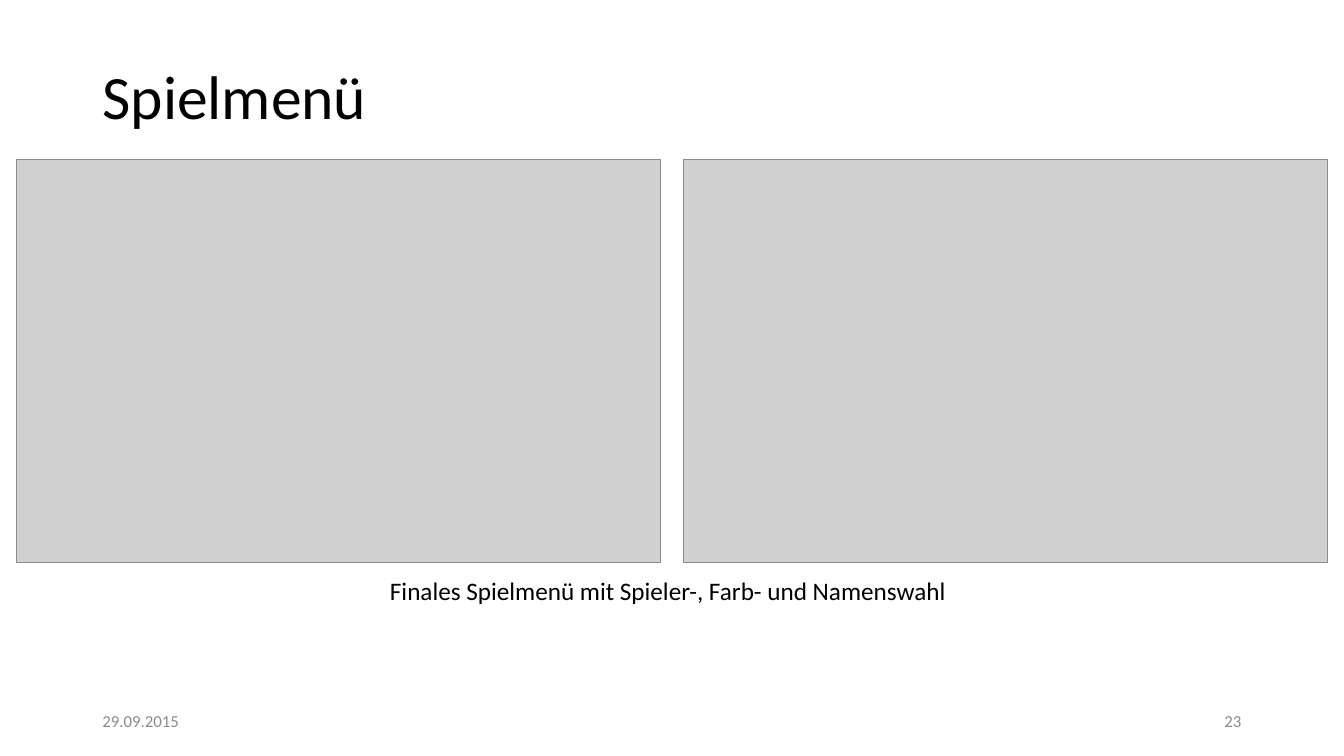
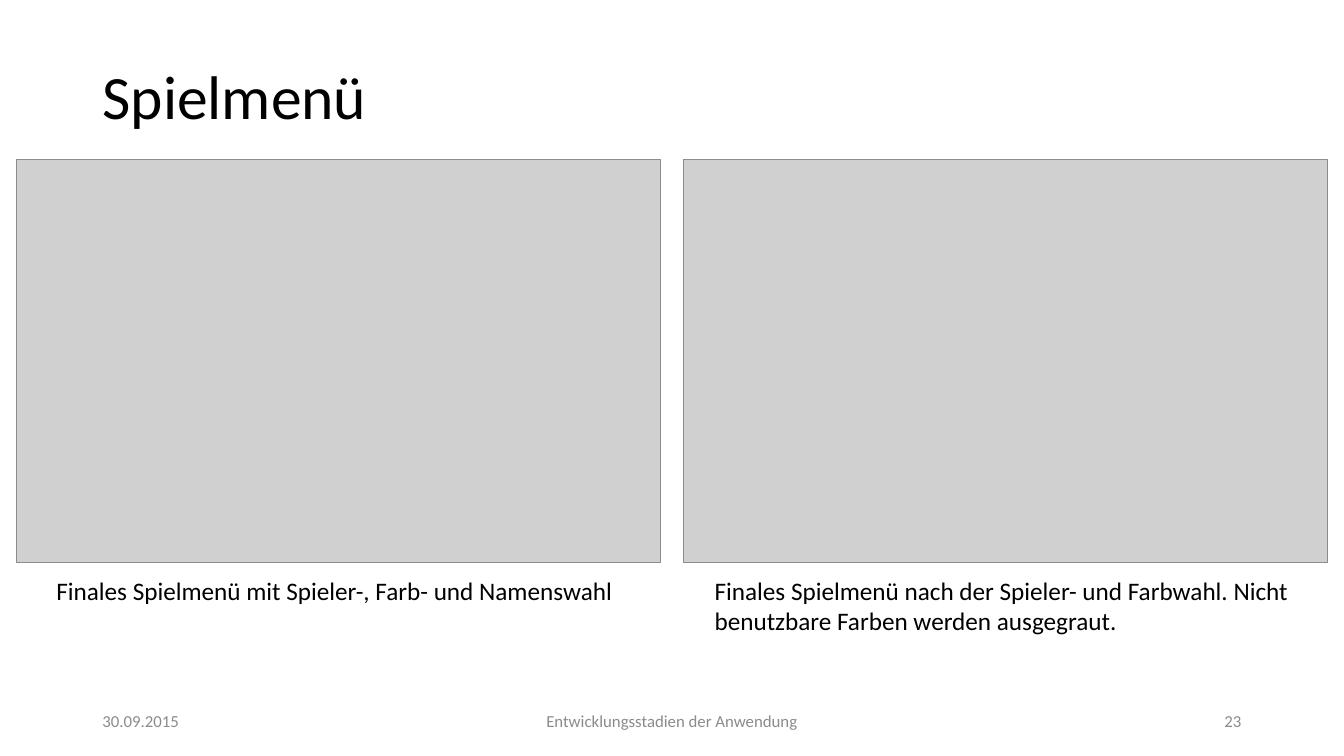
Before and after one commit to lukasleitsch/mensch-aergere-dich-nicht, a slide deck: slide 23 of Finale Präsentation.pptx. Drawn at 1344x756 pixels with LibreOffice and Linux fonts; fonts in the diff are those of the drawing; grey boxes stand for pictures. Boxes give left, top, right and bottom in pixels: in the first picture for what was removed or moved away, otherwise in the second. Text is boxed around its words. In the diff, an @@ line names an element or a change of style, - is before the commit and + after.

Commit message:
Finale Präsentation fertiggestellt

```diff
--- a/Finale Präsentation.pptx
+++ b/Finale Präsentation.pptx
@@ text "Finales Spielmenü mit Spieler-, Farb- ...": place and size @@
-text "Finales Spielmenü mit Spieler-, Farb- ..." at [390,582,946,604]
+text "Finales Spielmenü mit Spieler-, Farb- ..." at [56,582,612,604]
@@ text added at [715,582,1288,635], 18 pt, text #000000 @@
+Finales Spielmenü nach der Spieler- und Farbwahl. Nicht
+benutzbare Farben werden ausgegraut.
@@ text at [102,716,178,727]: text changed @@
-29.09.2015
+30.09.2015
@@ text added at [546,715,797,730], 12 pt, text #8C8C8C @@
+Entwicklungsstadien der Anwendung
```
Also in this commit, not shown: 21 other slides changed.
